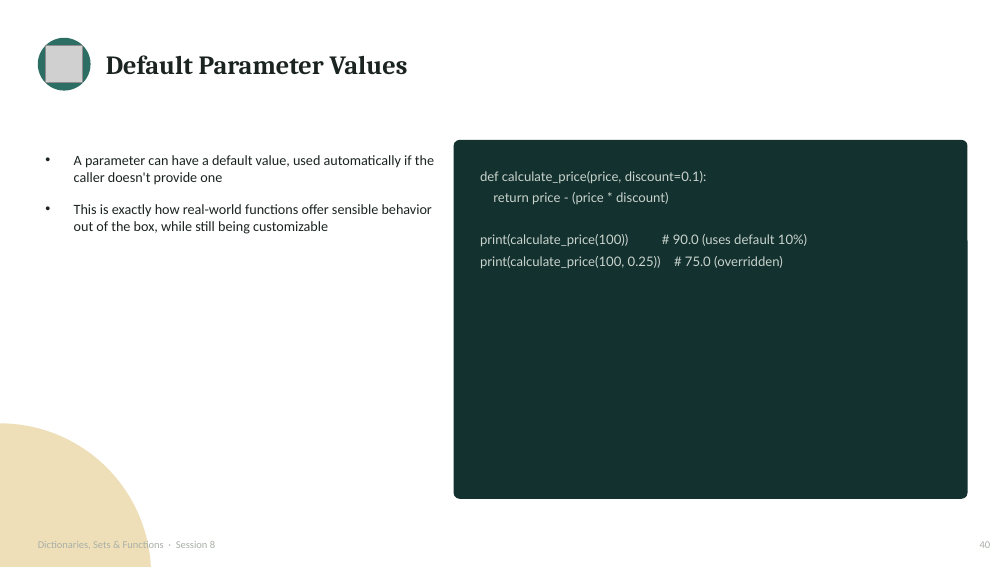
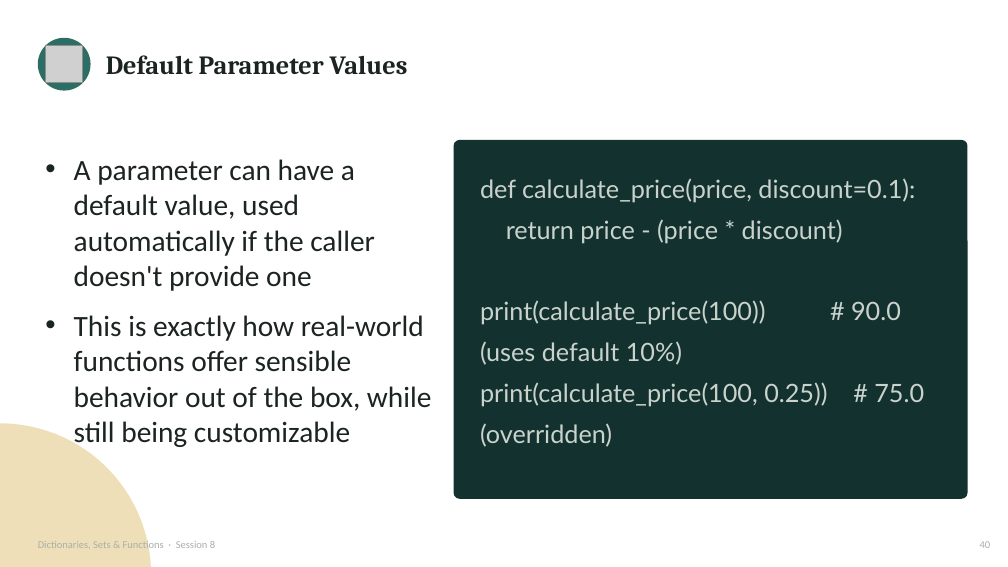
Before and after one commit to waseem-development/ai-ml-course, a slide deck: slide 41 of slides/1_python_slides/7_dicts_sets_functions.pptx. Drawn at 1008x567 pixels with LibreOffice and Linux fonts; fonts in the diff are those of the drawing; grey boxes stand for pictures. Boxes give left, top, right and bottom in pixels: in the first picture for what was removed or moved away, otherwise in the second. Text is boxed around its words. In the diff, an @@ line names an element or a change of style, - is before the commit and + after.

Commit message:
Updated Advanced Functions file

```diff
--- a/slides/1_python_slides/7_dicts_sets_functions.pptx
+++ b/slides/1_python_slides/7_dicts_sets_functions.pptx
@@ text "A parameter can have a ..." at (74, 159, 431, 449): size 13.5 to 28 pt @@
@@ text "def calculate_price(price, discount=0.1):" at (480, 178, 924, 447): size 12.5 to 24 pt @@
```
Also in this commit, not shown: 3 other slides changed, 1 other file.
